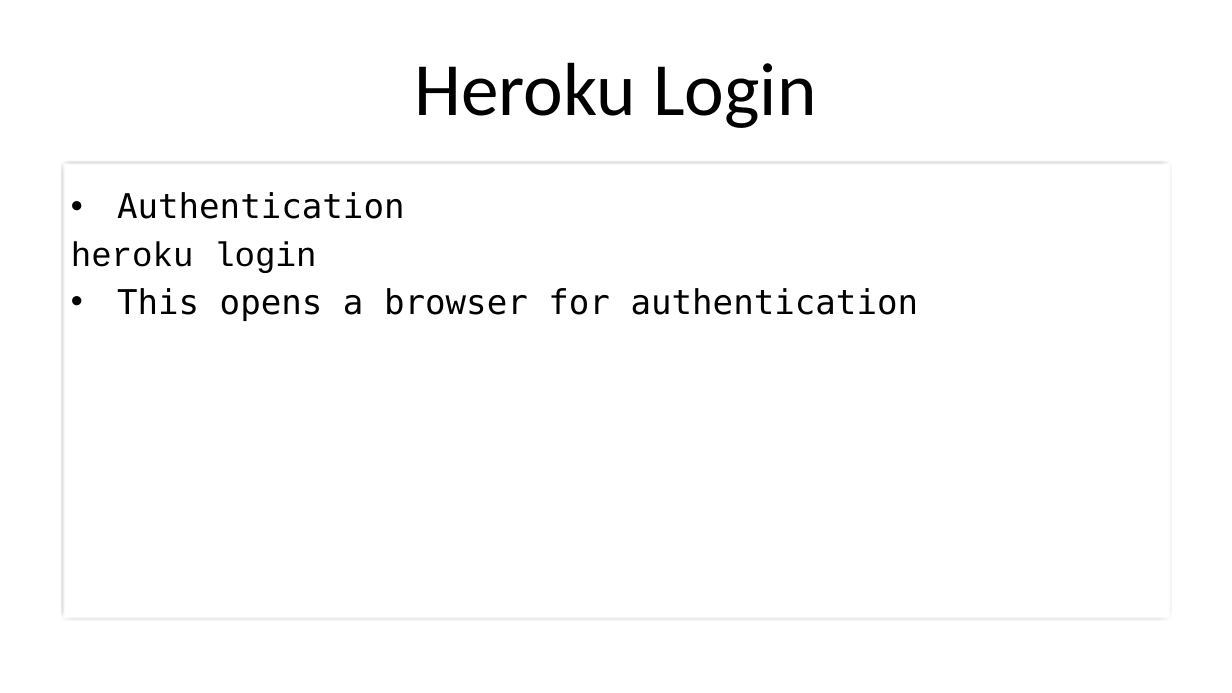
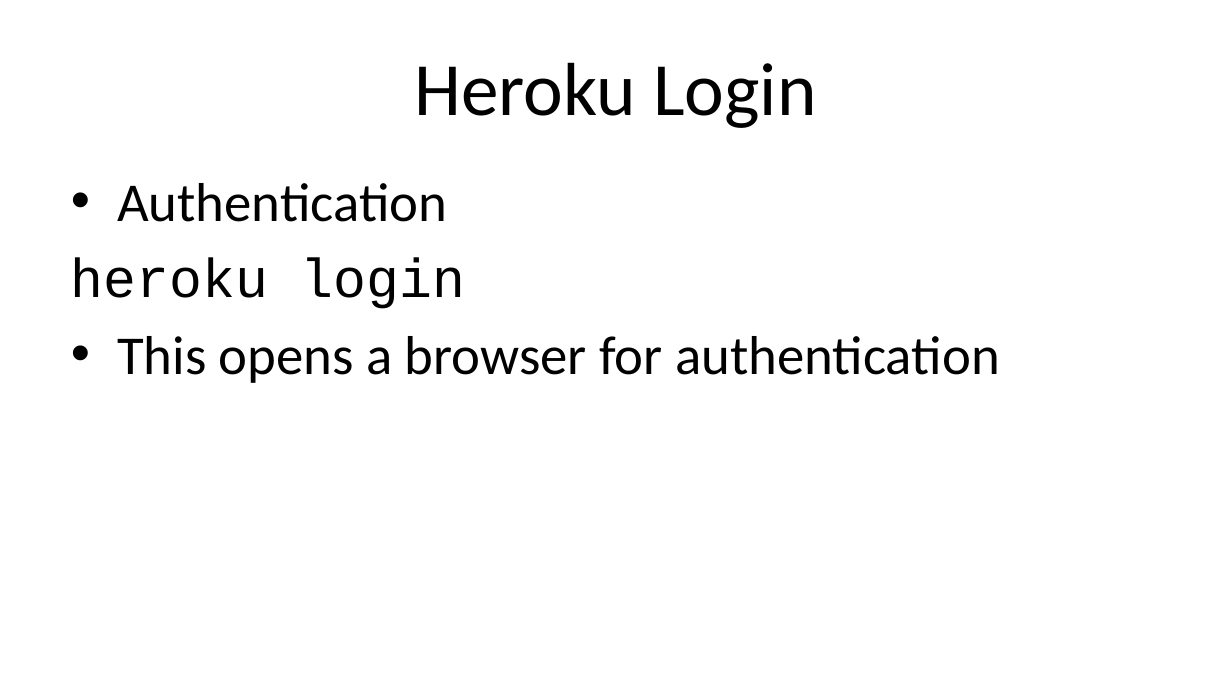
Before and after one commit to drb80/WebAppDev, a slide deck: slide 62 of Slides/Chapter05.pptx. Drawn at 1232x693 pixels with LibreOffice and Linux fonts; fonts in the diff are those of the drawing; background and template pictures are left out. Boxes give left, top, right and bottom in pixels: in the first picture for what was removed or moved away, otherwise in the second. Text is boxed around its words. In the diff, an @@ line names an element or a change of style, - is before the commit and + after.

```diff
--- a/Slides/Chapter05.pptx
+++ b/Slides/Chapter05.pptx
@@ text "Authentication": place and size @@
-text "Authentication" at box(62, 162, 1171, 619)
+text "Authentication" at box(71, 183, 1000, 383)
@@ text "Authentication" at box(71, 183, 1000, 383): size 26.7 to 42.7 pt; font DejaVu Sans Mono to Calibri in "Authentication", "This opens a browser for authentication"; more space between paragraphs; outline #000000 2 pt to none @@
```
Also in this commit, not shown: 1 other slide changed, 2 other files.
